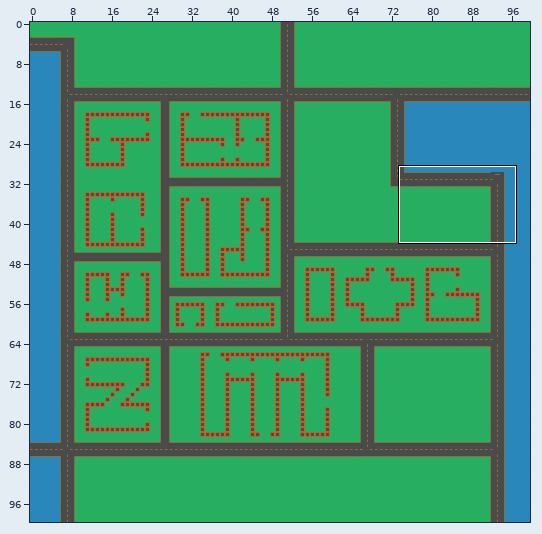
Tiled map -- maps/01.tmx. Above: a wide view before the commit, with the close-up outlined.
Close-up. Before the commit:
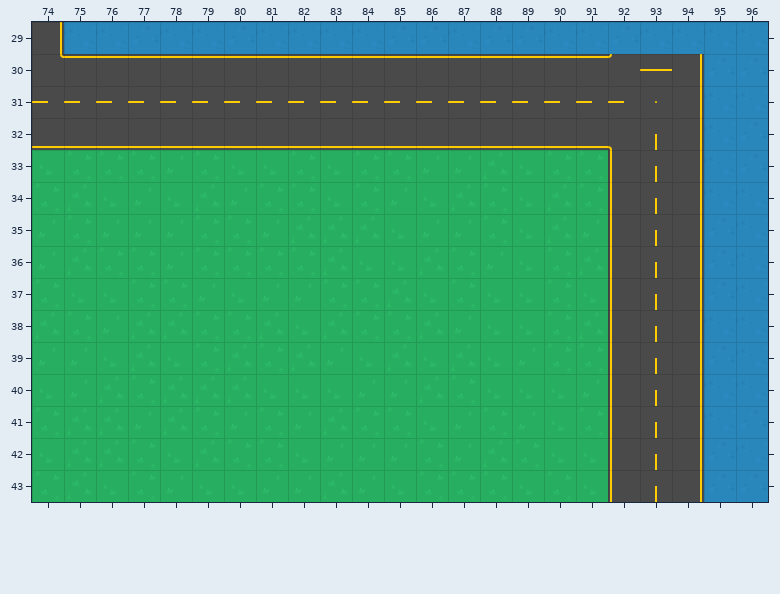
Cells are 64x64 px. Shown: x 74..96, y 29..43. The commit also changed other parts of the map, which this record leaves out.
And afterwards:
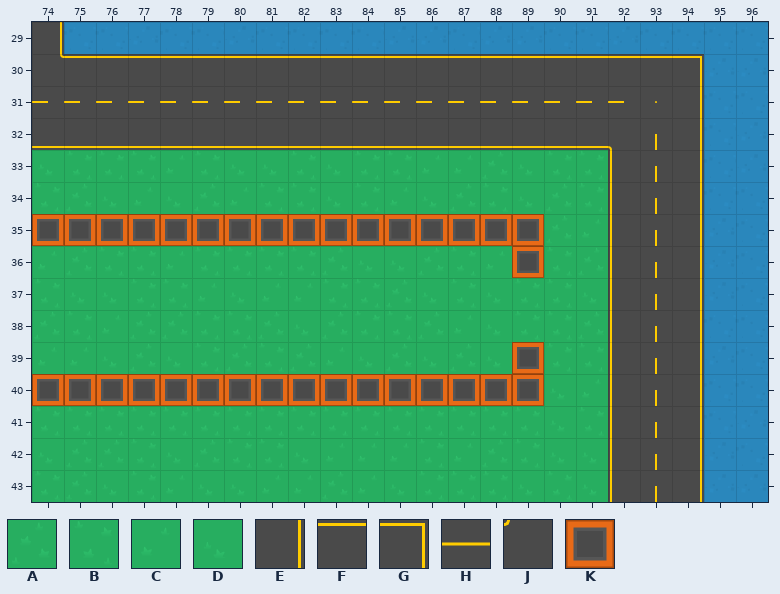
Key: from "tiles": A 0, B 1, C 2, D 3, E 28, F 29, G 33, H 55, J 58, K 195.
_ is an empty cell.
The edit:
Layer "00":
y 30: x 92..94 JHE -> FFG
y 35: x 74..89 CBCCCBBCAAADCCBD -> KKKKKKKKKKKKKKKK
y 36: x 89 D -> K
y 39: x 89 C -> K
y 40: x 74..89 DCABAAADDDCCABDD -> KKKKKKKKKKKKKKKK
Boxes around the changes in both close-ups, in picture pixels (x1, y1, x2, y2):
changed: (609, 54, 702, 71)
changed: (32, 214, 544, 278)
changed: (32, 342, 544, 406)
